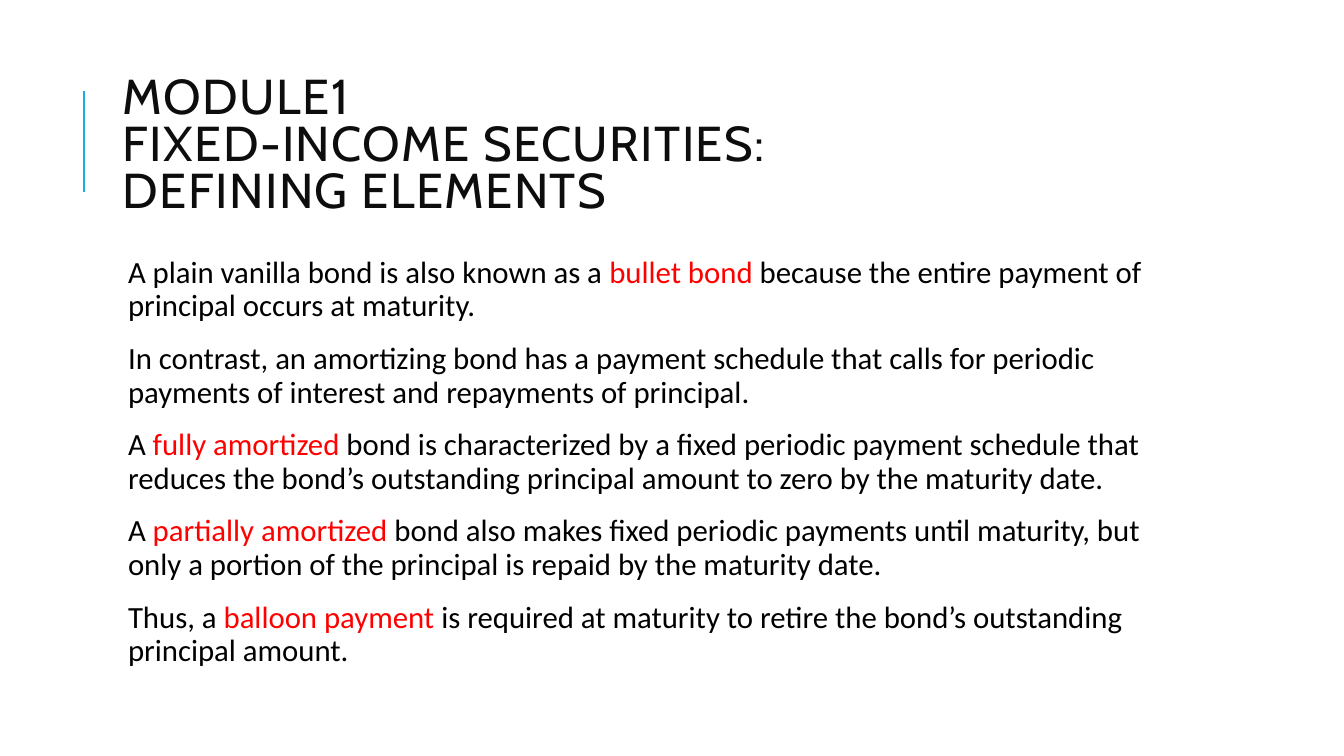
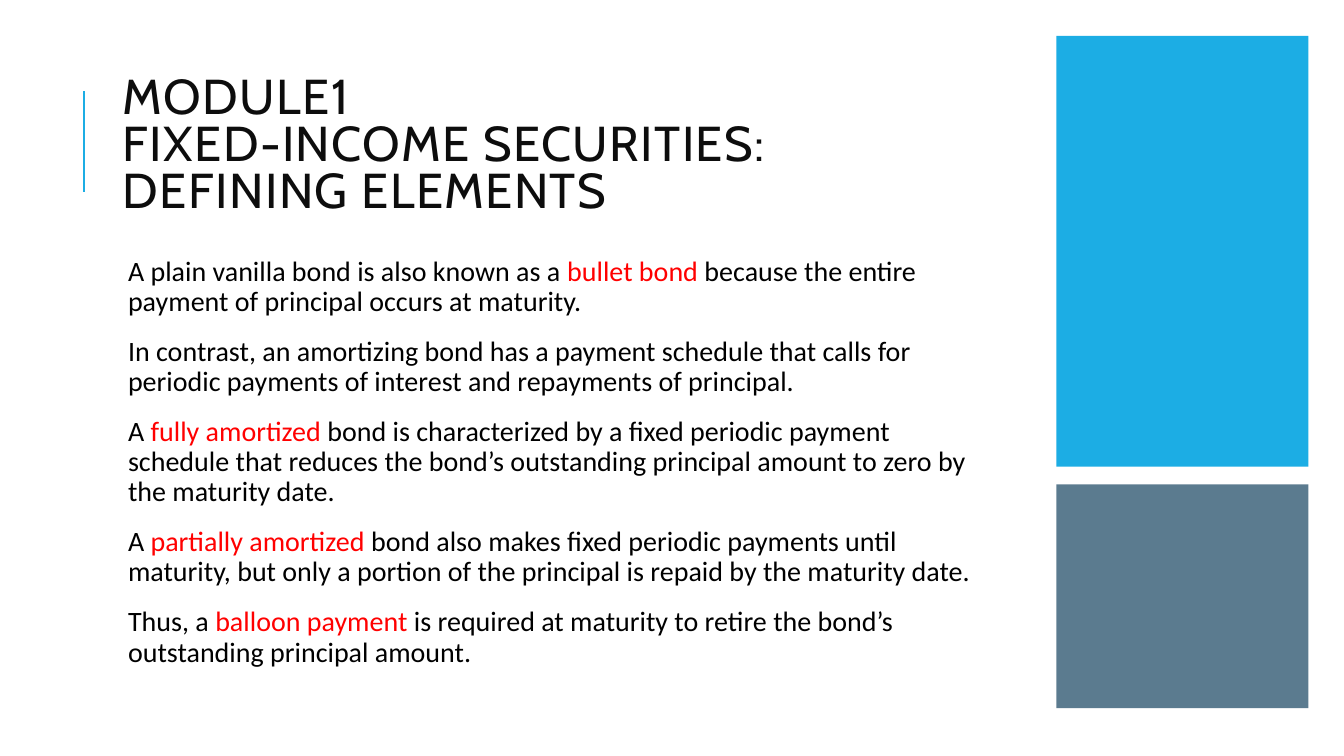
Before and after one commit to Isco0530/data, a slide deck: slide 29 of Fixed Income.pptx. Drawn at 1344x756 pixels with LibreOffice and Linux fonts; fonts in the diff are those of the drawing. Boxes give left, top, right and bottom in pixels: in the first picture for what was removed or moved away, otherwise in the second. Text is boxed around its words. In the diff, an @@ line names an element or a change of style, - is before the commit and + after.

```diff
--- a/Fixed Income.pptx
+++ b/Fixed Income.pptx
@@ rectangle added at bbox=[1057, 36, 1309, 467], fill #1CADE4 @@
@@ text "A plain vanilla bond is ..." at bbox=[128, 261, 970, 667]: size 22 to 20 pt @@
@@ rectangle added at bbox=[1057, 485, 1309, 709], fill #335B74 at 80% opacity @@
```
Also in this commit, not shown: 5 other slides changed.
